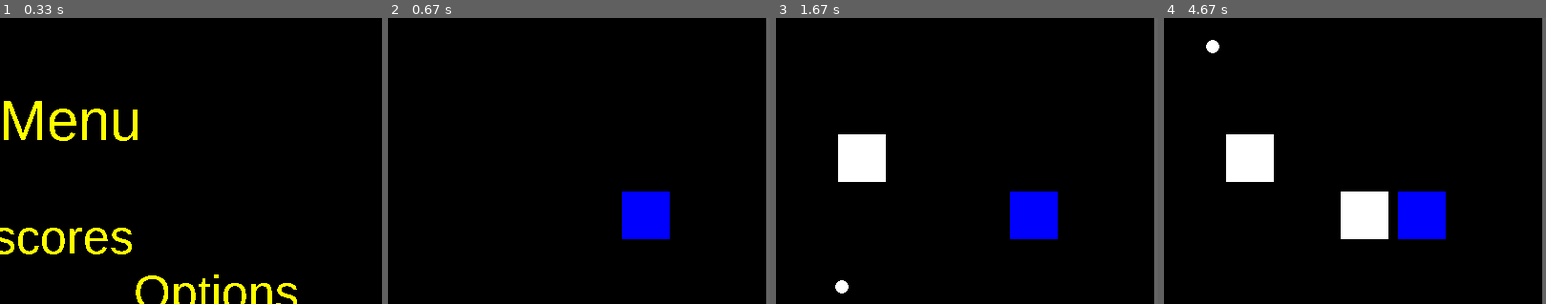
Above: before the commit, frames 1-4 (left to right).
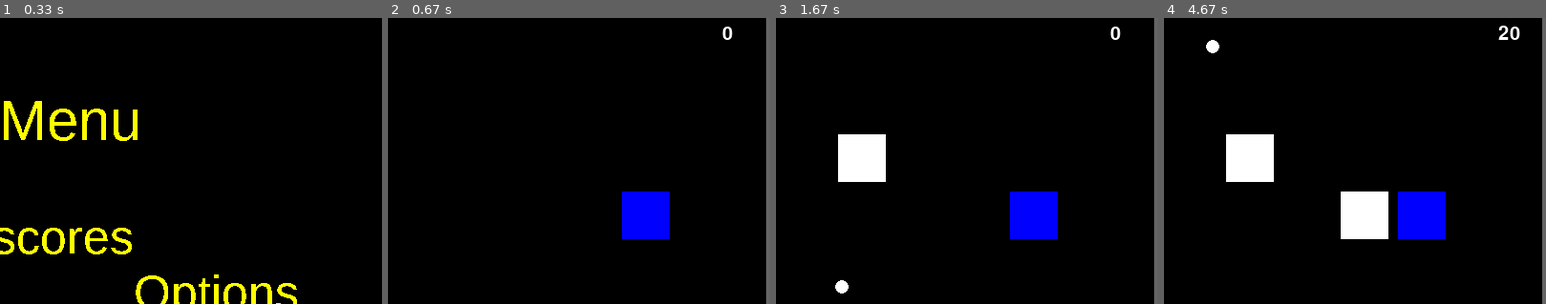
Above: after the commit, the same moments.

Repository: Gibson223/mod-5
Game: pygame game, started from py/main.py
Same seed, same stepped clock (60 frames per second), same inputs: the game is played once before the commit and once after it.
Inputs:
- Up to frame 1 (0.33 s): no input
- Up to frame 2 (0.67 s): tap Enter at 0.33 s
- Up to frame 3 (1.67 s): hold Right 0.67-1.13 s; hold D 0.67-1.13 s; hold Right 1.17-1.63 s; hold D 1.17-1.63 s
- Up to frame 4 (4.67 s): hold Left 1.67-2.2 s; hold A 1.67-2.2 s; tap Home at 1.82, 3.48 s; hold Left 2.23-2.63 s; hold A 2.23-2.63 s; hold Right 2.67-3.3 s; hold D 2.67-3.3 s; hold Left 3.33-3.8 s; hold A 3.33-3.8 s; hold Right 3.83-4.3 s; hold D 3.83-4.3 s; hold Right from 4.33 s (still down); hold D from 4.33 s (still down)
The pictures show only the part of the screen within x 50-100%, y 7-57%; the shares and areas given below are measured in that part.

Frame 1 is identical in both runs. In frame 2, less than 0.1% of the frame differs, in the area x 87-91%, y 3-8%; in frame 3, less than 0.1%; in frame 4, 0.2%, in the area x 87-94%, y 2-8%.

Commit message:
Added basic score counter

Diff:
--- a/py/main.py
+++ b/py/main.py
@@ -223,6 +223,11 @@
 
         # draw sprites
         self.AllSpritesList.draw(Screen)
+
+        score_view = pygame.font.Font(None, 30).render(str(self.score),
+                                                    True,
+                                                    constants.colors['WHITE'])
+        Screen.blit(score_view, (constants.WINDOW_WIDTH - 50, 50))
 
     def removeblock(self, obj1):
         self.AllSpritesList.remove(obj1)
@@ -274,6 +279,11 @@
             del newblock
             return 0
 
+    def inc_score(self, points):
+        self.score += int(points * self.scoreMult)
+
+
+
 
 class CollisionHandling:
 
@@ -305,12 +315,15 @@
                 if c_newhp <= 0:
                     GameObj.removeblock(c)
 
+                    self.game.inc_score(c.score)
+
                     # Randomly generate powerup
                     if random.random() < constants.POWERUP_CHANCE:
                         # Create object and add to relevant sprite lists
                         newPowerUp = objects.PowerUp.PowerUpSprite(self.game.playerBall.rect.x, self.game.playerBall.rect.y)
                         self.game.AllSpritesList.add(newPowerUp)
                         self.game.powerUpSpritesList.add(newPowerUp)
+
 
             isVertical = CollisionHandling.find_bounce_is_vertical(self.game.playerBall, c)
 
--- a/py/objects.py
+++ b/py/objects.py
@@ -3,6 +3,7 @@
 import constants
 import random
 
+
 class Block(pygame.sprite.Sprite):
     """
     """
@@ -13,15 +14,19 @@
         if type=="default":
             color=constants.colors["WHITE"]
             self.initialhp = constants.BLOCK_INITIAL_HP
+            self.score = 10
         if type=="red":
             color=constants.colors["RED"]
             self.initialhp = constants.BLOCK_INITIAL_HP*8
+            self.score = 50
         if type=="green":
             color=constants.colors["GREEN"]
             self.initialhp = constants.BLOCK_INITIAL_HP*2
+            self.score = 20
         if type=="blue":
             color=constants.colors["BLUE"]
             self.initialhp = constants.BLOCK_INITIAL_HP*3
+            self.score = 30
 
         self.hp = self.initialhp
 
